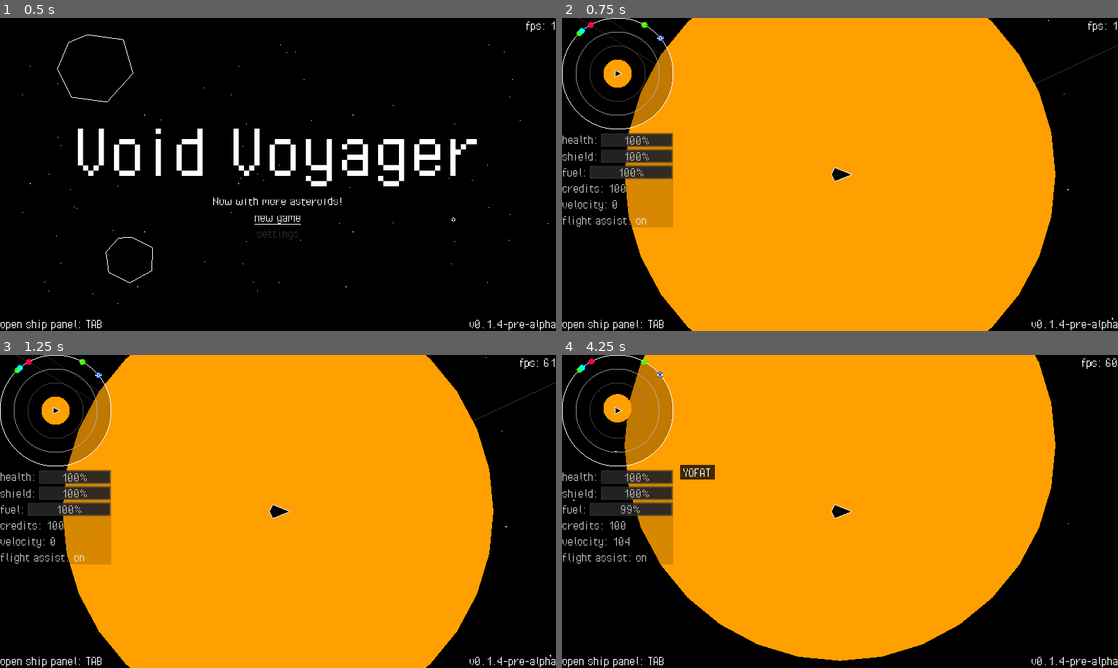
Above: before the commit, frames 1-4 (two rows, left to right).
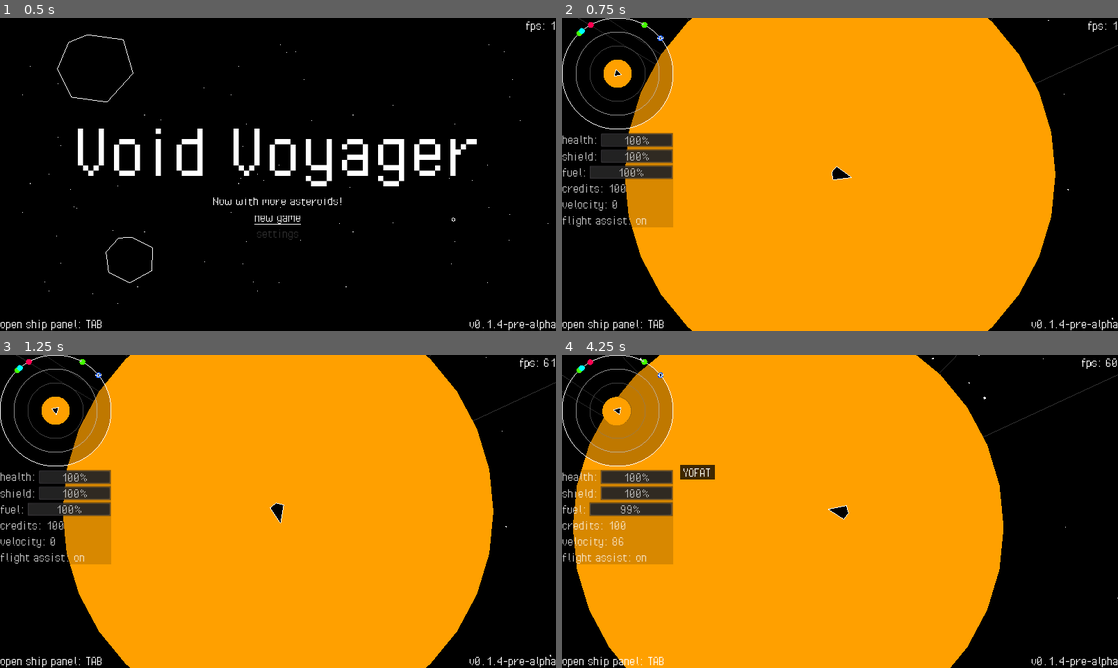
Above: after the commit, the same moments.

Repository: fossqueen/void-voyager-old
Game: Godot game, scene res://main.tscn
Same seed, same stepped clock (60 frames per second), same inputs: the game is played once before the commit and once after it.
Inputs (mouse positions are in pixels of both pictures, inside the frame that each line leads up to):
- Up to frame 1 (0.5 s): no input
- Up to frame 2 (0.75 s): click "new game" at 0.5 s
- Up to frame 3 (1.25 s): no input
- Up to frame 4 (4.25 s): tap Enter (ui_accept) at 1.25, 2.75 s; drag from (840, 511) to (895, 442) at 1.27 s; drag from (728, 527) to (840, 511) at 2.02 s; move the mouse to (895, 442) at 2.77 s; hold D (thrust_right) 2.78-3.5 s; tap J (hyperspace) at 2.85 s; click (895, 442) at 2.92 s; drag from (812, 574) to (673, 464) at 3.52 s

Frame 1 is identical in both runs. In frame 2, less than 0.1% of the frame differs, in the area x 9-53%, y 16-53%; in frame 3, less than 0.1%; in frame 4, 21%, in the area x 0-100%, y 0-100%.

Commit message:
fixed mouse support for those of us without a gamepad ;)

Diff:
--- a/galaxy/galaxy-generator.gd
+++ b/galaxy/galaxy-generator.gd
@@ -56,7 +56,7 @@
 
 
 func random_name() -> String:
-	var name: String
+	var name: String = ''
 
 	var pattern = PATTERNS[randi() % PATTERNS.size()]
 
--- a/player/player.gd
+++ b/player/player.gd
@@ -90,8 +90,10 @@
 
 
 func look() -> Vector2:
-	var look_dir: Vector2 = Vector2(Input.get_axis("look_left", "look_right"), Input.get_axis("look_up", "look_down")) + global_position
-	return look_dir
+	var pointer: Vector2 = get_global_mouse_position()
+	if pointer == Vector2.ZERO:
+		return Vector2(Input.get_axis("look_left", "look_right"), Input.get_axis("look_up", "look_down")) + global_position
+	return pointer
 
 
 func toggle_flight_assist() -> void:
